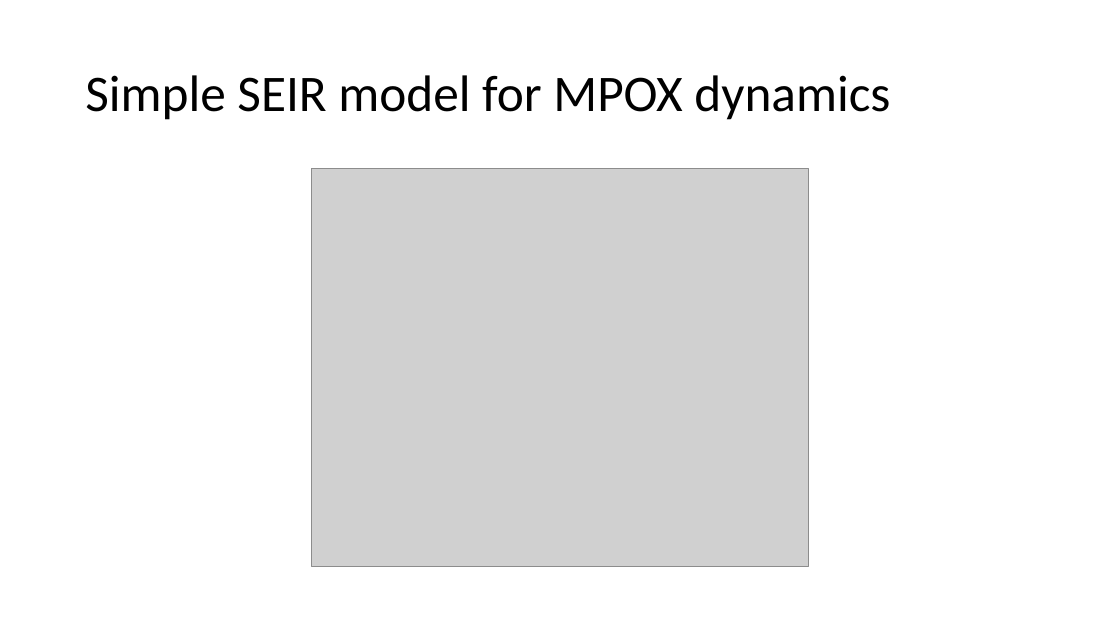
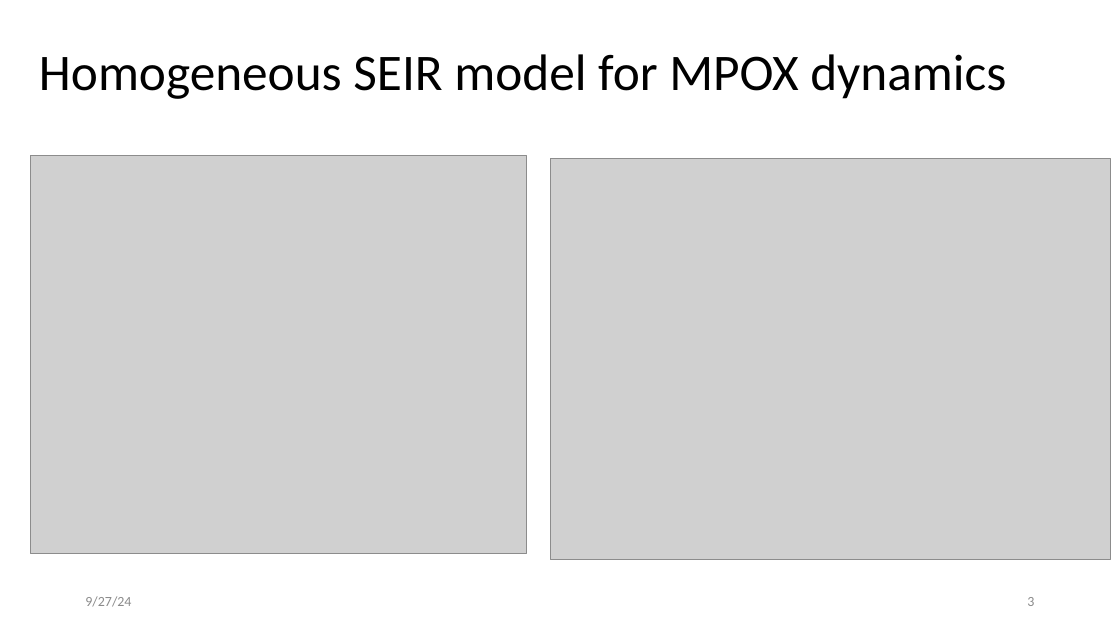
Before and after one commit to Charnadata/Group-6, a slide deck: slide 3 of GWAC-powerpoint.pptx (slide 2 before the commit). Drawn at 1120x630 pixels with LibreOffice and Linux fonts; fonts in the diff are those of the drawing; grey boxes stand for pictures. Boxes give left, top, right and bottom in pixels: in the first picture for what was removed or moved away, otherwise in the second. Text is boxed around its words. In the diff, an @@ line names an element or a change of style, - is before the commit and + after.

```diff
--- a/GWAC-powerpoint.pptx
+++ b/GWAC-powerpoint.pptx
@@ title at [39,54,1006,99]: text changed @@
-Simple SEIR model for MPOX dynamics
+Homogeneous SEIR model for MPOX dynamics
@@ picture: place and size @@
-picture at [312,168,808,566]
+picture at [30,155,527,554]
@@ picture added at [550,159,1111,560] @@
@@ text added at [85,596,131,607], 12 pt, text #8C8C8C @@
+9/27/24
@@ page number added at [1027,597,1034,606], 12 pt, text #8C8C8C @@
+3
```
Also in this commit, not shown: 3 other slides changed, 4 slides added, 2 slides removed.
